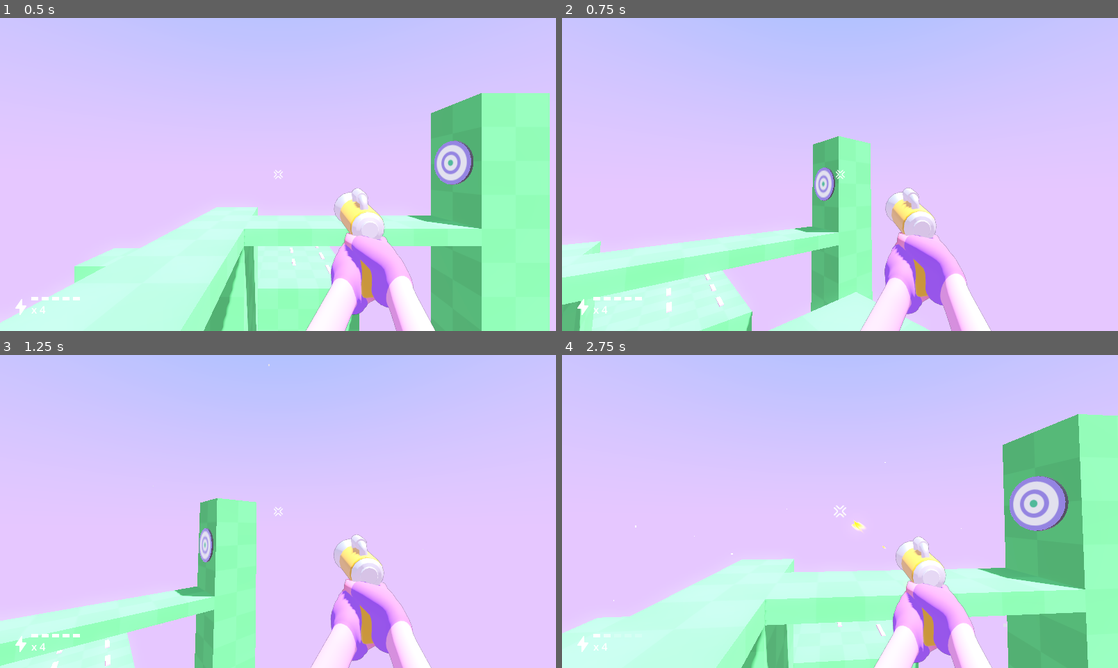
Above: before the commit, frames 1-4 (two rows, left to right).
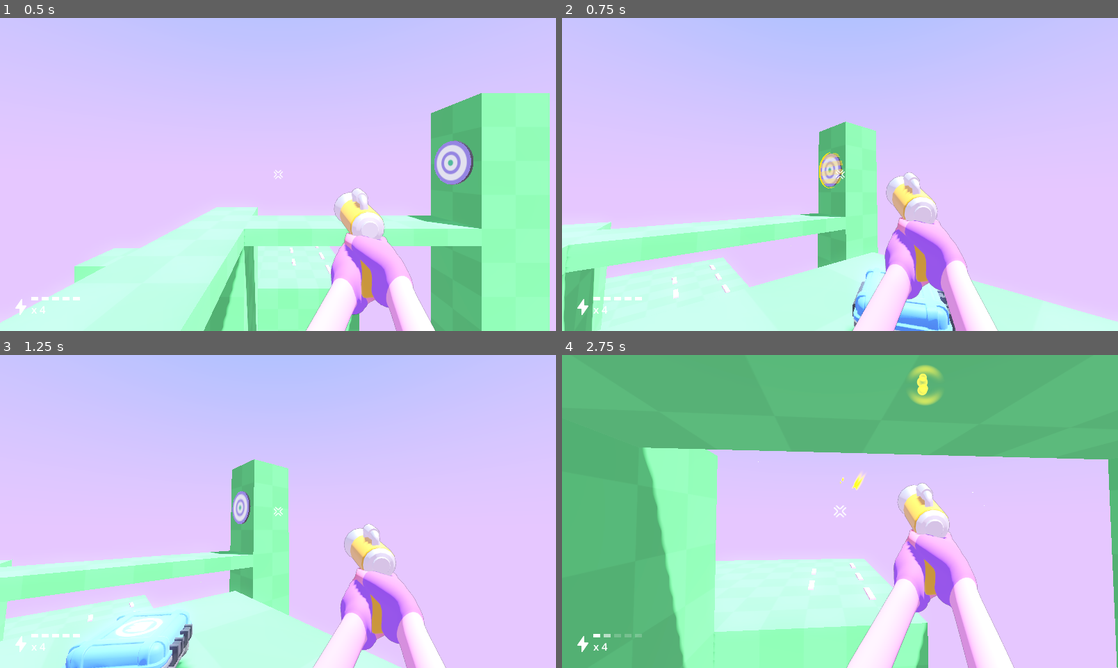
Above: after the commit, the same moments.

Repository: gdquest-demos/godot-4-FPS-arms
Game: Godot game, scene res://main/main.tscn
The game is run twice, just before and just after one commit, with the same random seed, the same clock (stepped at 60 frames per second) and the same inputs.
Inputs (mouse positions are in pixels of both pictures, inside the frame that each line leads up to):
- Up to frame 1 (0.5 s): no input
- Up to frame 2 (0.75 s): move the mouse to (962, 158) at 0.52 s; hold D (move_right) from 0.53 s (still down); hold Shift (crouching, bound only after the commit) from 0.53 s (still down)
- Up to frame 3 (1.25 s): keep holding D (move_right); keep holding Shift (crouching, bound only after the commit); tap Space (jump) at 0.77, 0.8, 1.07 s
- Up to frame 4 (2.75 s): move the mouse to (812, 511) at 1.27 s; release D (move_right) at 1.28 s; release Shift (crouching, bound only after the commit) at 1.28 s; hold W (move_forward) from 1.28 s (still down); tap Space (jump) at 1.35, 1.52, 1.82, 2.3 s; tap Shift (crouching, bound only after the commit) at 1.55 s; move the mouse to (851, 505) at 2.02 s; press the mouse at (851, 505) at 2.03 s

Frame 1 is identical in both runs. In frame 2, 22% of the frame differs, in the area x 0-100%, y 33-100%; in frame 3, 24%; in frame 4, 77%, in the area x 0-100%, y 0-100%.

Commit message:
add: crouching

Diff:
--- a/fps_arms/fps_controller.gd
+++ b/fps_arms/fps_controller.gd
@@ -13,6 +13,11 @@
 @onready var foot_step = %FootStep
 @onready var landing = %Landing
 @onready var no_ammo = %NoAmmo
+@onready var collision_shape : CollisionShape3D = %CollisionShape3D
+@onready var capsule_shape : CapsuleShape3D = collision_shape.shape
+@onready var neck : Node3D = %Neck
+@onready var crouch_ceiling_cast : ShapeCast3D = %CrouchCeilingCast
+
 
 @onready var weapon_data = preload("res://resources/laser_gun_data.tres")
 
@@ -24,6 +29,8 @@
 
 var look_direction = Vector2.ZERO
 
+var is_crouching : bool = false : set = _set_is_crouching
+
 signal shoot(origin : Vector3, normal : Vector3, gun_end_position : Vector3, weapon_range : float, collision : Dictionary)
 
 func _ready():
@@ -32,9 +39,23 @@
 		)
 	arms_view.copy_pos_rot(camera.global_position, camera.rotation)
 	arms_view.connect("footstep", on_footstep)
+	focus_cast.add_exception(self)
 	focus_cast.target_position.z = -weapon_meter_range
 
+func _set_is_crouching(value : bool):
+	if is_crouching == value: return
+	if !value && crouch_ceiling_cast.is_colliding(): return
+
+	is_crouching = value
+
+	collision_shape.position.y = 0.5 if is_crouching else 1.0
+	capsule_shape.height = 1.0 if is_crouching else 2.0
+
+	var t = create_tween().set_trans(Tween.TRANS_BACK).set_ease(Tween.EASE_OUT)
+	t.tween_property(neck, "position:y", 1.0 if is_crouching else 1.6, 0.25)
+
 func on_footstep():
+	if is_crouching: return
 	foot_step.pitch_scale = randfn(1.0, 0.05)
 	foot_step.play()
 
@@ -87,8 +108,9 @@
 				focus_cast.get_focus_collision()
 			)
 
-func apply_acceleration(direction : Vector2, acceleration_factor : float, delta : float):
-	var a = Vector2(velocity.x, velocity.z).move_toward(direction * SPEED, SPEED * acceleration_factor * BASE_ACCELERATION_SPEED * delta)
+func apply_acceleration(direction : Vector2, speed_percent : float, acceleration_factor : float, delta : float):
+	var effective_speed = SPEED * speed_percent
+	var a = Vector2(velocity.x, velocity.z).move_toward(direction * effective_speed, SPEED * acceleration_factor * BASE_ACCELERATION_SPEED * delta)
 	velocity.x = a.x
 	velocity.z = a.y
 
@@ -100,18 +122,24 @@
 func _physics_process(delta):
 	check_look_motion(delta)
 	check_gun()
+
 	# Add the gravity.
 	if not is_on_floor():
 		velocity.y -= gravity * delta
 
+	# Handle crouch.
+	if is_on_floor(): is_crouching = Input.is_action_pressed("crouching")
+
 	# Handle Jump.
-	if Input.is_action_just_pressed("jump") and is_on_floor():
+	if Input.is_action_just_pressed("jump") and is_on_floor() and !is_crouching:
 		velocity.y = JUMP_VELOCITY
 
 	var input_dir = Input.get_vector("move_left", "move_right", "move_forward", "move_backward")
 	var direction = input_dir.rotated(-camera.rotation.y)
 
-	if direction.length() != 0.0: apply_acceleration(direction, 1.0 if is_on_floor() else 0.2, delta)
+	if direction.length() != 0.0:
+		var walk_speed_percent = 0.5 if is_crouching else 1.0
+		apply_acceleration(direction, walk_speed_percent, 1.0 if is_on_floor() else 0.2, delta)
 	else: apply_drag(4.0 if is_on_floor() else 2.0, delta)
 
 	var in_air = !is_on_floor()
--- a/fps_arms/fps_controller.tscn
+++ b/fps_arms/fps_controller.tscn
@@ -9,6 +9,8 @@
 [ext_resource type="Script" path="res://fps_arms/focus_cast.gd" id="6_wo1kx"]
 
 [sub_resource type="CapsuleShape3D" id="CapsuleShape3D_rprq0"]
+
+[sub_resource type="SphereShape3D" id="SphereShape3D_x41ap"]
 
 [node name="FpsController" type="CharacterBody3D" groups=["player"]]
 floor_constant_speed = true
@@ -33,10 +35,19 @@
 max_polyphony = 2
 
 [node name="CollisionShape3D" type="CollisionShape3D" parent="."]
+unique_name_in_owner = true
 transform = Transform3D(1, 0, 0, 0, 1, 0, 0, 0, 1, 0, 1, 0)
 shape = SubResource("CapsuleShape3D_rprq0")
 
+[node name="CrouchCeilingCast" type="ShapeCast3D" parent="."]
+unique_name_in_owner = true
+transform = Transform3D(1, 0, 0, 0, 1, 0, 0, 0, 1, 0, 1, 0)
+shape = SubResource("SphereShape3D_x41ap")
+target_position = Vector3(0, 0.5, 0)
+collision_mask = 3
+
 [node name="Neck" type="Node3D" parent="."]
+unique_name_in_owner = true
 transform = Transform3D(1, 0, 0, 0, 1, 0, 0, 0, 1, 0, 1.6, 0)
 
 [node name="Camera3D" type="Camera3D" parent="Neck"]
--- a/main/main.tscn
+++ b/main/main.tscn
@@ -134,13 +134,16 @@
 light_energy = 1.2
 shadow_enabled = true
 
+[node name="Target" parent="World3D" instance=ExtResource("16_mf2ep")]
+transform = Transform3D(-6.55671e-08, 0, -1.5, 0, 1.5, 0, 1.5, 0, -6.55671e-08, 8, 6, -4)
+
 [node name="Terrain" type="CSGCombiner3D" parent="World3D"]
 material_override = SubResource("StandardMaterial3D_31dii")
 use_collision = true
 metadata/_edit_lock_ = true
 
 [node name="CSGBox3D10" type="CSGBox3D" parent="World3D/Terrain"]
-transform = Transform3D(1, 0, 0, 0, 1, 0, 0, 0, 1, -6, -2, 6)
+transform = Transform3D(1, 0, 0, 0, 1, 0, 0, 0, 1, -6, -2, 4)
 size = Vector3(12, 4, 10)
 
 [node name="CSGBox3D11" type="CSGBox3D" parent="World3D/Terrain"]
@@ -148,8 +151,12 @@
 size = Vector3(12, 4, 8)
 
 [node name="CSGBox3D2" type="CSGBox3D" parent="World3D/Terrain"]
-transform = Transform3D(1, 0, 0, 0, 1, 0, 0, 0, 1, -4, 1, 3.5)
-size = Vector3(6, 2, 5)
+transform = Transform3D(1, 0, 0, 0, 1, 0, 0, 0, 1, -3, 1.7, 3.5)
+size = Vector3(4, 0.6, 5)
+
+[node name="CSGBox3D12" type="CSGBox3D" parent="World3D/Terrain"]
+transform = Transform3D(1, 0, 0, 0, 1, 0, 0, 0, 1, -6, 1, 3.5)
+size = Vector3(2, 2, 5)
 
 [node name="CSGBox3D4" type="CSGBox3D" parent="World3D/Terrain"]
 transform = Transform3D(1, 0, 0, 0, 1, 0, 0, 0, 1, -8, 1, 2)
@@ -190,9 +197,9 @@
 depth = 2.0
 
 [node name="CSGPolygon3D2" type="CSGPolygon3D" parent="World3D/Terrain"]
-transform = Transform3D(1, 0, 0, 0, 1, 0, 0, 0, 1, -3.5, 2, 5)
+transform = Transform3D(1, 0, 0, 0, 1, 0, 0, 0, 1, -3.5, 2, 6)
 polygon = PackedVector2Array(-0.5, 0, 2.5, 2, 2.5, 0)
-depth = 2.0
+depth = 5.0
 
 [node name="CSGPolygon3D3" type="CSGPolygon3D" parent="World3D/Terrain"]
 transform = Transform3D(1, 0, 0, 0, 1, 0, 0, 0, 1, -3.5, 2, -5)
@@ -309,6 +316,3 @@
 offset_right = 46.0
 offset_bottom = -32.0
 grow_vertical = 0
-
-[node name="Target" parent="." instance=ExtResource("16_mf2ep")]
-transform = Transform3D(-6.55671e-08, 0, -1.5, 0, 1.5, 0, 1.5, 0, -6.55671e-08, 8, 6, -4)
--- a/project.godot
+++ b/project.godot
@@ -80,6 +80,11 @@
 , Object(InputEventKey,"resource_local_to_scene":false,"resource_name":"","device":-1,"window_id":0,"alt_pressed":false,"shift_pressed":false,"ctrl_pressed":false,"meta_pressed":false,"pressed":false,"keycode":0,"physical_keycode":32,"key_label":0,"unicode":32,"echo":false,"script":null)
 ]
 }
+crouching={
+"deadzone": 0.5,
+"events": [Object(InputEventKey,"resource_local_to_scene":false,"resource_name":"","device":-1,"window_id":0,"alt_pressed":false,"shift_pressed":false,"ctrl_pressed":false,"meta_pressed":false,"pressed":false,"keycode":0,"physical_keycode":4194325,"key_label":0,"unicode":0,"echo":false,"script":null)
+]
+}
 
 [rendering]
 
Not shown: 1 places in fps_arms/fps_controller.tscn that only renumber resources
